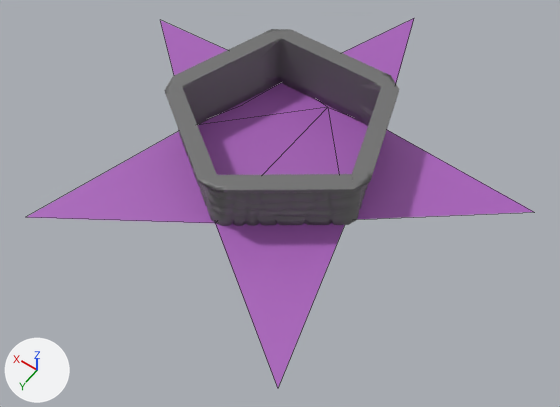
The FBX model Assets/Models/Wizard Hub/Firepit.fbx: old version first, new version second.
Before and after are seen from a 50 mm lens placed at (-3.75, 8.76, 9.64), pointed at (0.84, 2.32, -0.47). The lights are fixed; the arrows at lower left show +X, +Y and +Z. Mesh edges are drawn as thin lines on the coarser meshes. Where no turn or scale is listed for an object, it has been applied to the vertices.

Names of what the first picture shows: 'Firepit1', 'polySurface1'.
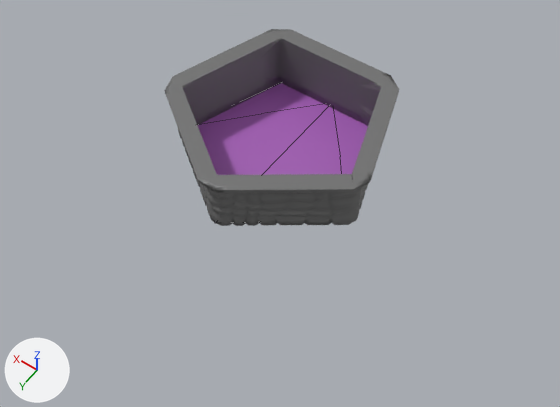
Commit message: Added edited Firepit

Where the change shows, as pixel boxes (x1, y1, x2, y2) in the pictures (560 x 407 px):
'polySurface1', reshaped
    before: (27, 18, 534, 388)
    after: (197, 83, 368, 175)

The edits, one by one:
me_mesh_001 is used by ob_polysurface1; location (1.29, 1.72, -0.09).
me_mesh_001 had 15 vertices, 9 faces and spanned x -3.98..3.92, y -4.42..3.42, z 0.0.
me_mesh_001 now has 8 vertices, 4 faces and spans x -1.66..1.67, y -1.55..1.75, z 0.0.
Part 1, on me_mesh_001:
12 vertices are removed from x -3.98..3.92, y -4.42..3.42, z 0.0.
9 faces are deleted.
5 vertices are added at (-0.06, -1.53, 0.0), (-1.11, -1.48, 0.0), (0.92, -1.55, 0.0), (-0.86, -0.55, 0.0), (0.8, -0.59, 0.0).
4 new faces join them.
